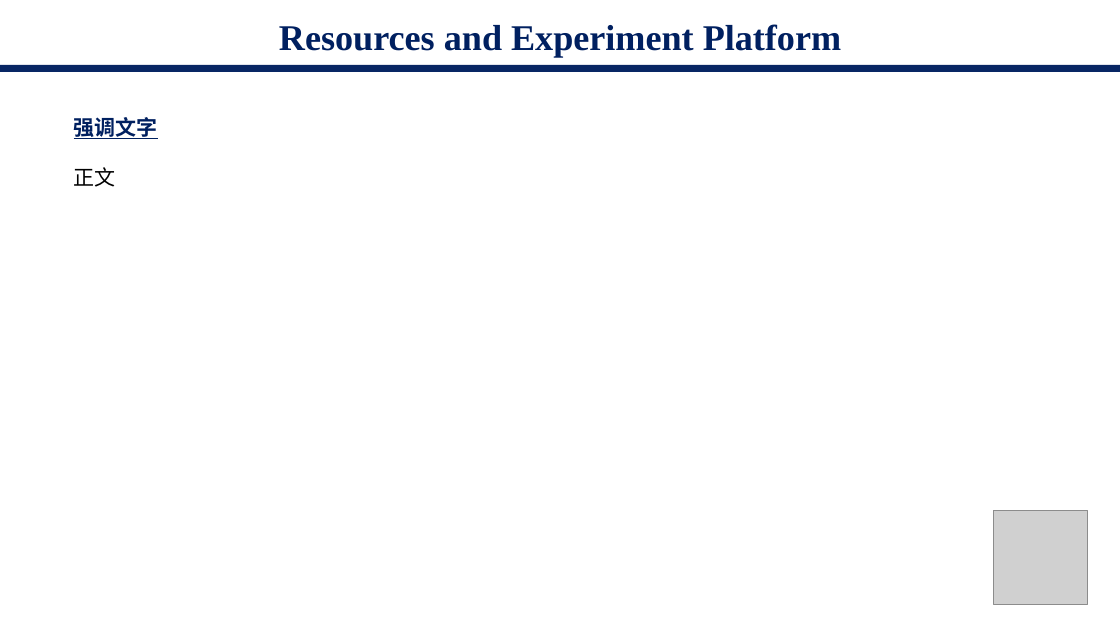
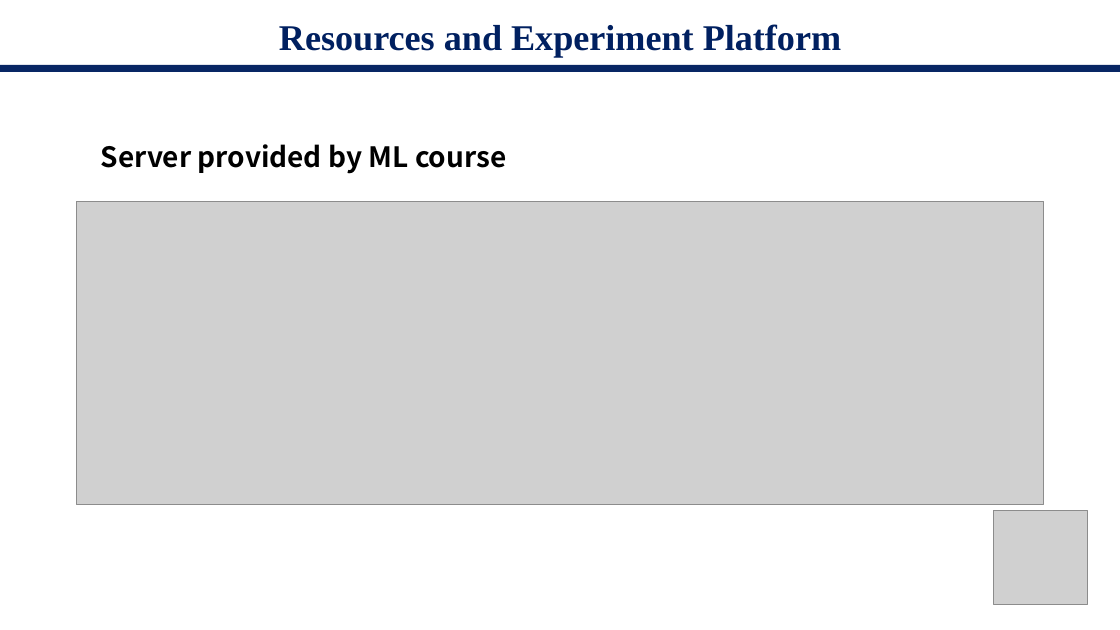
Before and after one commit to starga2er777/CS405_Project_SUSTech, a slide deck: slide 9 of proposal.pptx (slide 7 before the commit). Drawn at 1120x630 pixels with LibreOffice and Linux fonts; fonts in the diff are those of the drawing; grey boxes stand for pictures. Boxes give left, top, right and bottom in pixels: in the first picture for what was removed or moved away, otherwise in the second. Text is boxed around its words. In the diff, an @@ line names an element or a change of style, - is before the commit and + after.

```diff
--- a/proposal.pptx
+++ b/proposal.pptx
@@ text removed at box(74, 117, 158, 187) @@
-强调文字
-正文
@@ text added at box(101, 144, 506, 174), 24 pt, text #000000, bold @@
+Server provided by ML course
@@ picture added at box(76, 202, 1044, 505) @@
```
Also in this commit, not shown: 6 other slides changed, 8 slides added, 3 slides removed, 2 other files.
